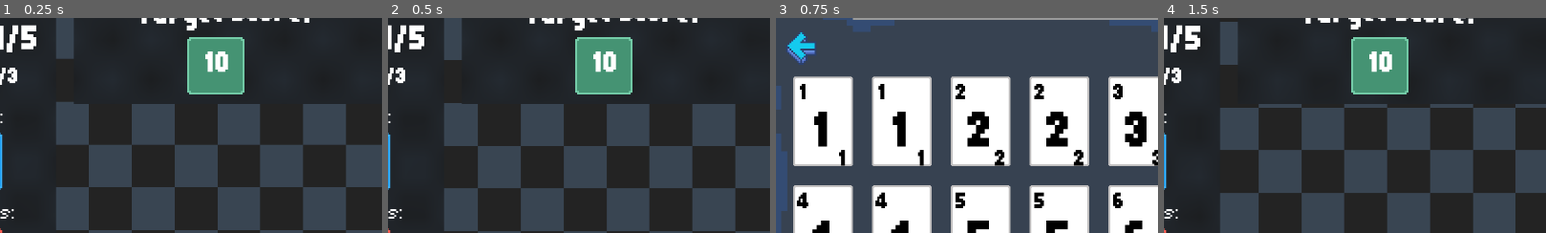
Above: before the commit, frames 1-4 (left to right).
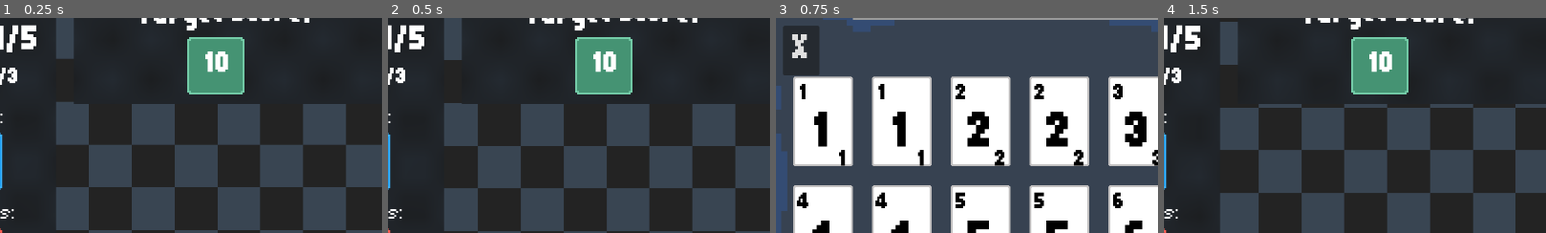
Above: after the commit, the same moments.

Repository: hd2802/stack-demon
Game: Godot game, scene res://_Scenes/LevelRunner/level_runner.tscn
Two runs of this game, one before a commit and one after it. Both use one fixed random seed, a clock stepped at 60 frames per second and the inputs below.
Inputs (mouse positions are % of the whole screen's width and height, from its top left; square brackets give the same spot before the commit, where the layout moved):
- Up to frame 1 (0.25 s): no input
- Up to frame 2 (0.5 s): no input
- Up to frame 3 (0.75 s): click (94, 71) at 0.5 s
- Up to frame 4 (1.5 s): click (20, 18) [20, 17] at 1.25 s
The pictures show only the part of the screen within x 16-66%, y 11-61%; the shares and areas given below are measured in that part.

Frames 1-2 are identical in both runs. In frame 3, 2.1% of the frame differs, in the area x 2-12%, y 3-27%; in frame 4, nothing differs.

Commit message:
style: remove back arrow in deck view

Diff:
--- a/_Scenes/DeckView/deck_view.tscn
+++ b/_Scenes/DeckView/deck_view.tscn
@@ -2,7 +2,7 @@
 
 [ext_resource type="Script" uid="uid://d7bmv6s735xl" path="res://_Scripts/DeckView/deck_view.gd" id="1_lhcwi"]
 [ext_resource type="Texture2D" uid="uid://di3bjrpdt0833" path="res://Assets/Sprites/Panels/deck_view_panel.png" id="2_1nrt8"]
-[ext_resource type="Texture2D" uid="uid://dgcuowdoijo3t" path="res://Assets/Sprites/UI_Hologram_Arrow_Large_01a.png" id="3_gtya7"]
+[ext_resource type="Theme" uid="uid://dom63suaqtrwc" path="res://Resources/Themes/stack_item.tres" id="3_gtya7"]
 
 [node name="DeckView" type="Control"]
 layout_mode = 3
@@ -30,12 +30,8 @@
 offset_top = 90.0
 offset_right = 284.0
 offset_bottom = 152.0
-flat = true
-
-[node name="Sprite2D" type="Sprite2D" parent="Back"]
-position = Vector2(32, 32)
-scale = Vector2(3, 3)
-texture = ExtResource("3_gtya7")
+theme = ExtResource("3_gtya7")
+text = "X"
 
 [node name="ScrollContainer" type="ScrollContainer" parent="."]
 layout_mode = 0
